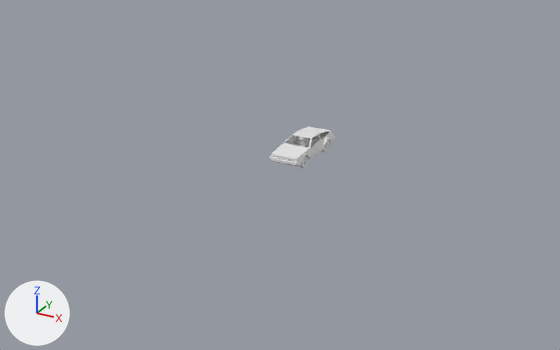
Renders of the Blender file DeLorean.blend from each side of a commit.
One viewpoint serves both versions: a 50 mm lens placed at (43.3, -84.8, 37.3), pointed at (-1.7, -3.0, -3.6). The axes (+X, +Y, +Z) are drawn at lower left. The lights are the same throughout.
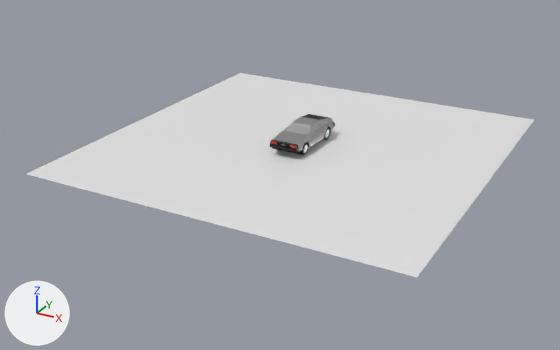
Boxes (x1, y1, x2, y2) around the edits, measured in the pictures (560 x 350 px):
'Plane.010', added
    after: (27, 73, 534, 277)
'Plane.003', reshaped, moved
    before: (272, 127, 333, 164)
    after: (272, 114, 333, 151)
'Plane.011', added
    after: (285, 119, 329, 134)
'Plane.001', recoloured, moved
    before: (270, 153, 298, 163)
    after: (270, 140, 298, 149)
'Plane.009', moved
    before: (301, 127, 328, 133)
    after: (302, 114, 328, 120)
'Plane.002', moved
    before: (272, 160, 302, 167)
    after: (272, 147, 302, 154)
'Plane.004', moved
    before: (308, 126, 334, 140)
    after: (311, 114, 335, 128)
'Cylinder.002', added
    after: (323, 128, 330, 140)
part 1 of me_plane_003, built on
    after: (306, 126, 331, 148)
part 2 of me_plane_003, recoloured
    before: (272, 127, 333, 164)
    after: (272, 114, 333, 151)

What changed in the scene script:
```text
Add ng_chrome_brushed__002:
    ng_chrome_brushed__002 = bpy.data.node_groups.new('Chrome(brushed).002', 'ShaderNodeTree')
    # nodes: BsdfAnisotropic, CombineColor, Group, Mapping, Math, Mix, MixShader, NormalMap, Tangent, TexCoord, TexNoise
    # colours: green #8bbc00, green #22bc00, cyan #00bc8f, cyan #00a3bc, blue #0063bc, purple #5b00bc, purple #9000bc, pink #bc009a
Add ng_condfresnel_002:
    ng_condfresnel_002 = bpy.data.node_groups.new('CondFresnel.002', 'ShaderNodeTree')
    # nodes: Math, Mix, NewGeometry, RGBToBW, VectorMath
Add ng_selector0_1_002:
    ng_selector0_1_002 = bpy.data.node_groups.new('Selector0-1.002', 'ShaderNodeTree')
    # nodes: Group, Mix
    # colours: black #000000, yellow #bcbb00, green #8bbc00, green #22bc00, cyan #00bc8f, cyan #00a3bc, blue #0063bc, purple #5b00bc
Add ng_selector_002:
    ng_selector_002 = bpy.data.node_groups.new('Selector.002', 'ShaderNodeTree')
    # nodes: Group
Add ng_output_1_if_input_is_equal_value_002:
    ng_output_1_if_input_is_equal_value_002 = bpy.data.node_groups.new('Output 1 if input is equal Value.002', 'ShaderNodeTree')
    # nodes: Math
Add ng_gl_schlick_001:
    ng_gl_schlick_001 = bpy.data.node_groups.new('GL_Schlick.001', 'ShaderNodeTree')
    # nodes: Math, NewGeometry, VectorMath
Add mat_brushed_metal:
    mat_brushed_metal = bpy.data.materials.new('Brushed Metal')
    # nodes: Group, OutputMaterial
Add mat_fake_glass:
    mat_fake_glass = bpy.data.materials.new('Fake Glass')
    # nodes: BsdfAnisotropic, BsdfTransparent, Group, MixShader, OutputMaterial
    # colours: white #f9f9f9
Change me_plane_001:
    where me_plane_001.from_pydata(...)  # 3562 vertices, 3356 faces, 4 loose edges; spans x 0.0..1.92, y -5.33..-4.73, z -0.28..0.18
    add me_plane_001.materials.append(mat_material_003)  # black #000000
Change me_plane_003:
    remove me_plane_003.from_pydata(...)  # 730 vertices, 624 faces; spans x 0.0..2.31, y -4.76..4.88, z -1.18..1.23
    add me_plane_003.from_pydata(...)  # 805 vertices, 691 faces, 1 loose edge; spans x 0.0..2.31, y -4.76..4.88, z -1.18..1.23
    me_plane_003 part 1: 1 vertex removed from x 0.0, y 2.14, z -1.06; 76 vertices added at x 0.0..2.3, y -3.89..4.01, z -1.18..0.09
    me_plane_003 part 2: 572 faces spanning x 0.0..2.31, y -4.76..4.88, z -1.11..1.23 switch from no material to mat_brushed_metal
Add me_plane_012:
    me_plane_012.from_pydata([(-1.0, -1.0, 0.0), (1.0, -1.0, 0.0), (-1.0, 1.0, 0.0), (1.0, 1.0, 0.0)], [], [(0, 1, 3, 2)])
    me_plane_012.materials.append(mat_material_004)  # white #e7e7e7
Change ob_plane_001:
    ob_plane_001.location: (0.0, 0.0, 0.0) -> (0.0, 0.0, 1.79)
Change ob_plane_002:
    ob_plane_002.location: (0.0, 0.0, 0.0) -> (0.0, 0.0, 1.79)
Change ob_plane_003:
    ob_plane_003.location: (0.0, 0.0, 0.0) -> (0.0, 0.0, 1.79)
Change ob_plane_004:
    ob_plane_004.location: (0.0, 0.0, 0.0) -> (0.0, 0.0, 1.79)
Change ob_plane_009:
    ob_plane_009.location: (0.0, 0.0, 0.0) -> (0.0, 0.0, 1.79)
Add ob_plane_011:
    ob_plane_011 = bpy.data.objects.new('Plane.011', me_plane_013)  # 55 vertices, 3 faces; spans x 0.0..1.94, y -1.74..4.47, z 0.41..1.15; modifiers MIRROR, SUBSURF
    ob_plane_011.location = (0.0, 0.0, 1.79)
Add ob_plane_010:
    ob_plane_010 = bpy.data.objects.new('Plane.010', me_plane_012)
    ob_plane_010.location = (0.0, 0.0, 0.0)
    ob_plane_010.scale = (-24.6, 24.6, -24.6)
Add ob_cylinder_004:
    ob_cylinder_004 = bpy.data.objects.new('Cylinder.004', me_cylinder_007)  # 192 vertices, 161 faces; spans x -0.61..0.5, y -8.15..-5.2, z -1.56..1.39; in mat_material_003 (black #000000); modifiers MIRROR, SUBSURF
    ob_cylinder_004.location = (-1.79, 0.51, 0.87)
    ob_cylinder_004.scale = (-0.533, 0.533, 0.533)
Add ob_cylinder_002:
    ob_cylinder_002 = bpy.data.objects.new('Cylinder.002', me_cylinder_007.copy())  # modifiers MIRROR, SUBSURF
    ob_cylinder_002.location = (1.92, 6.96, 0.95)
    ob_cylinder_002.scale = (0.585, 0.585, 0.585)
```
